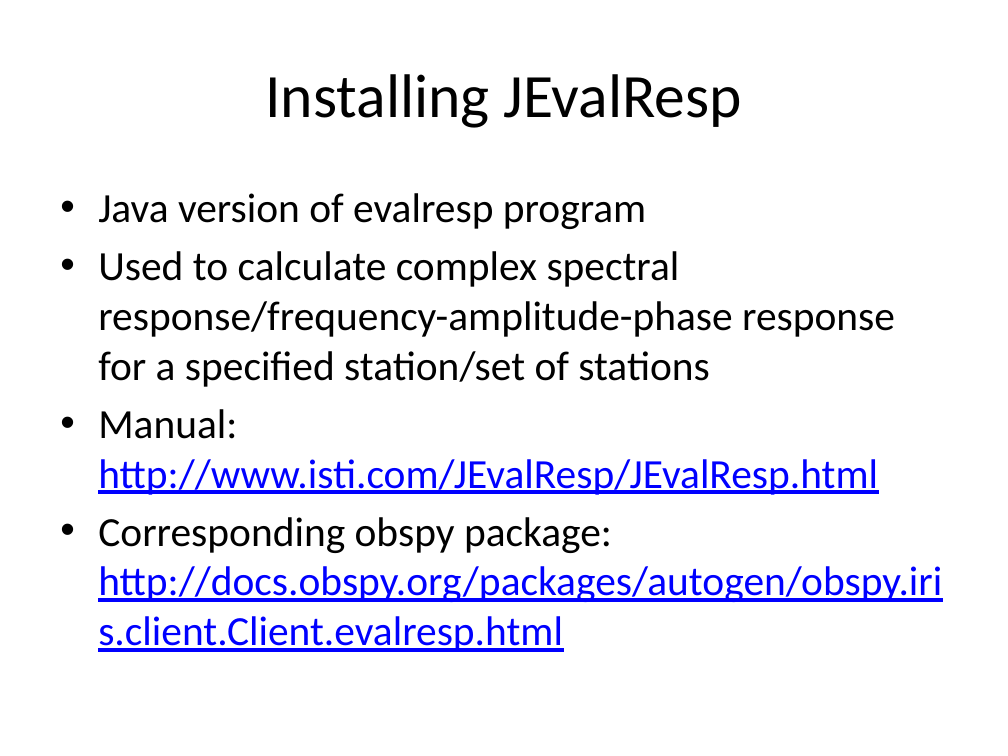
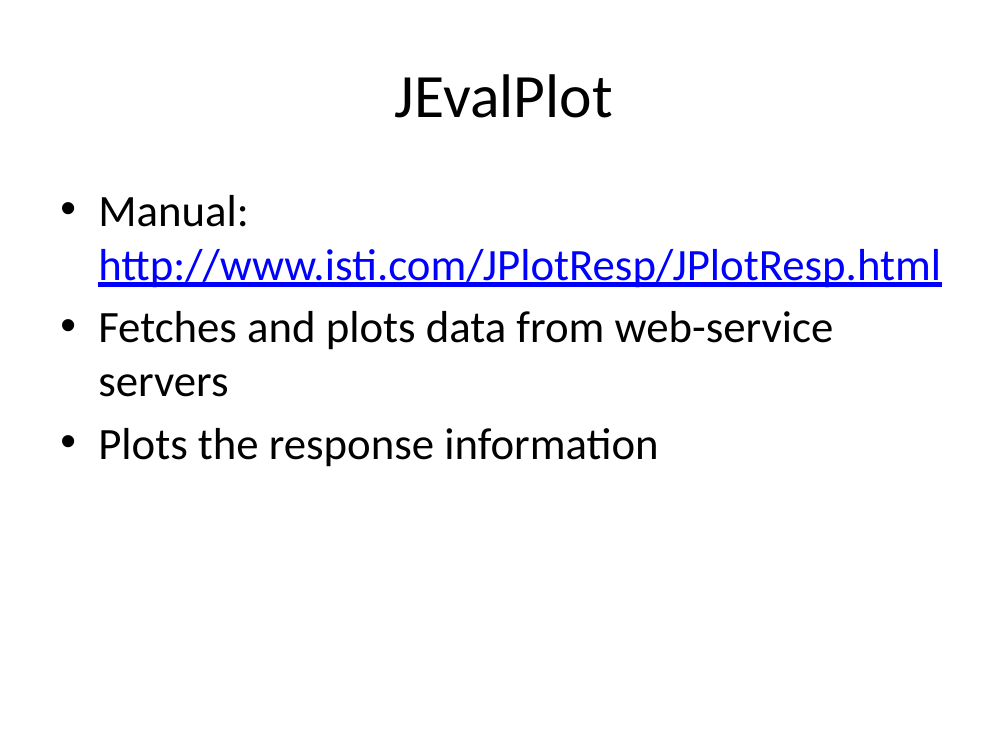
Before and after one commit to lkloh/USArray, a slide deck: slide 4 of InstallingCommonPrograms/InstallingSoftware.pptx (slide 5 before the commit). Drawn at 1008x756 pixels with LibreOffice and Linux fonts; fonts in the diff are those of the drawing. Boxes give left, top, right and bottom in pixels: in the first picture for what was removed or moved away, otherwise in the second. Text is boxed around its words. In the diff, an @@ line names an element or a change of style, - is before the commit and + after.

```diff
--- a/InstallingCommonPrograms/InstallingSoftware.pptx
+++ b/InstallingCommonPrograms/InstallingSoftware.pptx
@@ title at box(395, 74, 613, 118): text changed @@
-Installing JEvalResp
+JEvalPlot
@@ text at box(98, 195, 941, 467): text changed; size 29.6 to 32 pt @@
-• Java version of evalresp program
-• Used to calculate complex spectral response/frequency-amplitude-phase response for a specified station/set of stations
-• Manual: http://www.isti.com/JEvalResp/JEvalResp.html
-• Corresponding obspy package: http://docs.obspy.org/packages/autogen/obspy.iris.client.Client.evalresp.html
+• Manual: http://www.isti.com/JPlotResp/JPlotResp.html
+• Fetches and plots data from web-service servers
+• Plots the response information
```
Also in this commit, not shown: 1 other slide changed, 3 slides added, 1 slide removed, 4 other files.
